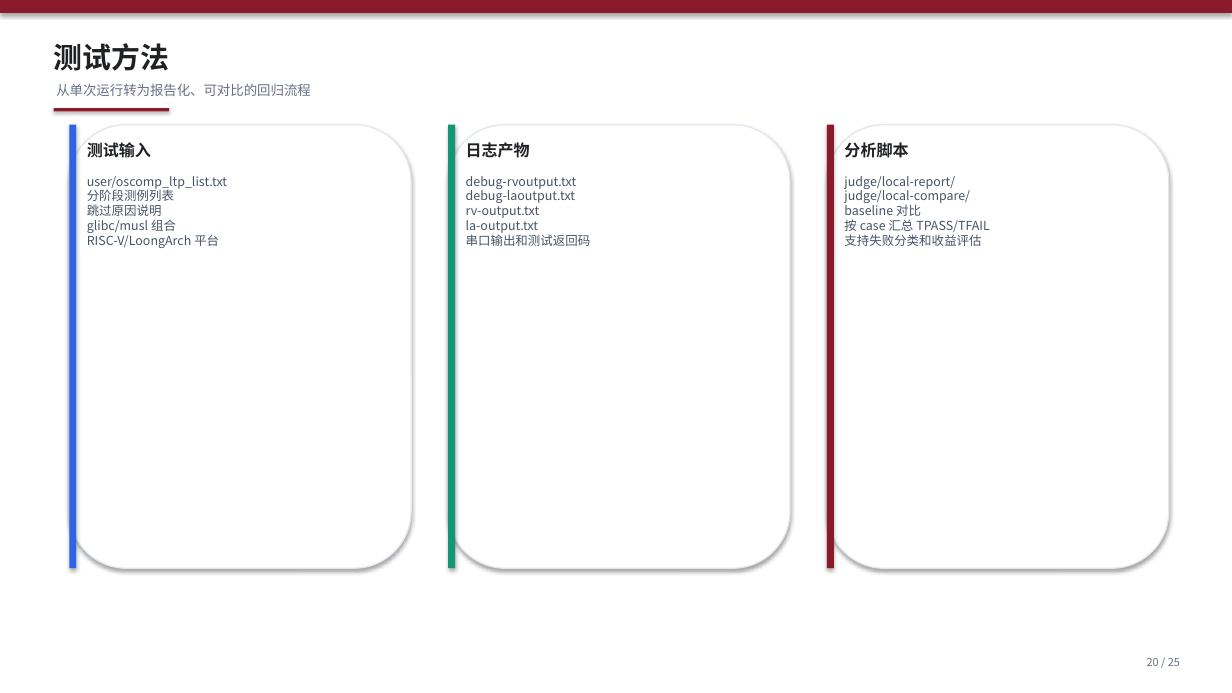
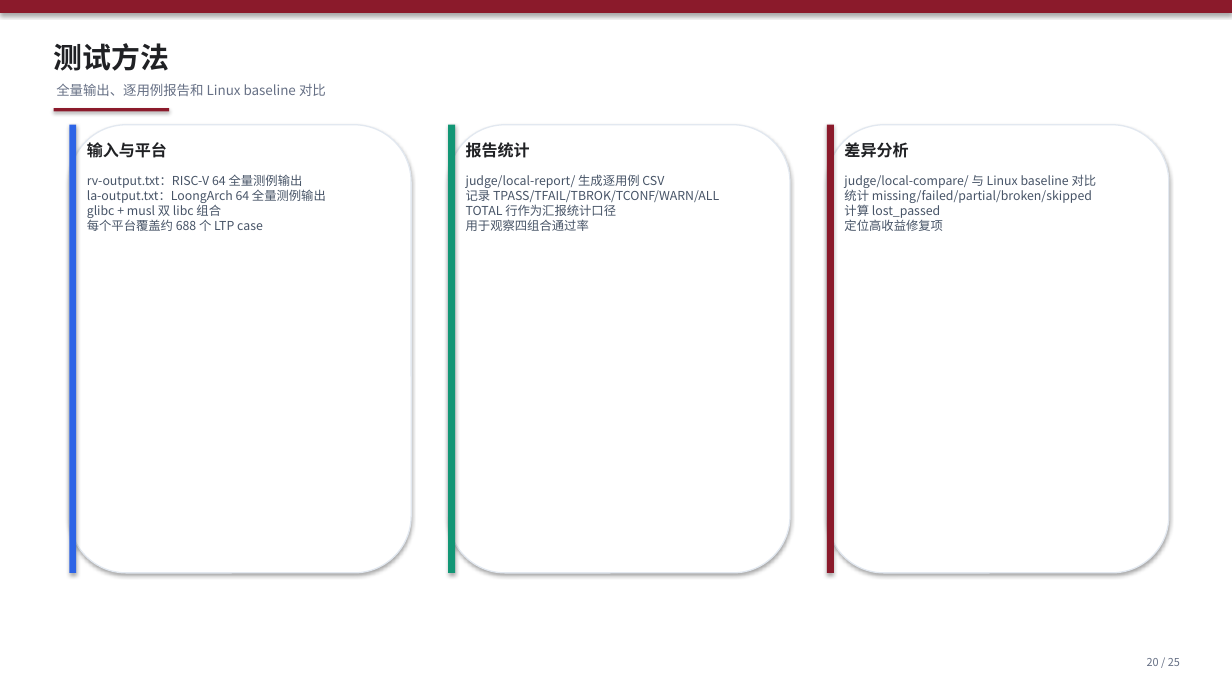
Before and after one commit to Solarpasserby/RespOS, a slide deck: slide 20 of docs/初赛文档/RespOS初赛进展汇报.pptx. Drawn at 1232x693 pixels with LibreOffice and Linux fonts; fonts in the diff are those of the drawing. Boxes give left, top, right and bottom in pixels: in the first picture for what was removed or moved away, otherwise in the second. Text is boxed around its words. In the diff, an @@ line names an element or a change of style, - is before the commit and + after.

Commit message:
fix: 优化了初赛文档pdf和进展汇报pptx

```diff
--- a/docs/初赛文档/RespOS初赛进展汇报.pptx
+++ b/docs/初赛文档/RespOS初赛进展汇报.pptx
@@ text at [56,83,326,96]: text changed @@
-从单次运行转为报告化、可对比的回归流程
+全量输出、逐用例报告和 Linux baseline 对比
@@ rounded rectangle: place and size @@
-rounded rectangle at [69,125,411,568]
+rounded rectangle at [69,125,411,573]
@@ rectangle: place and size @@
-rectangle at [69,125,76,568]
+rectangle at [69,125,76,573]
@@ text at [87,142,167,158]: text changed @@
-测试输入
+输入与平台
@@ rounded rectangle: place and size @@
-rounded rectangle at [448,125,790,568]
+rounded rectangle at [448,125,790,573]
@@ rectangle: place and size @@
-rectangle at [448,125,455,568]
+rectangle at [448,125,455,573]
@@ text at [466,142,530,158]: text changed @@
-日志产物
+报告统计
@@ rounded rectangle: place and size @@
-rounded rectangle at [827,125,1169,568]
+rounded rectangle at [827,125,1169,573]
@@ rectangle: place and size @@
-rectangle at [827,125,834,568]
+rectangle at [827,125,834,573]
@@ text at [844,142,908,158]: text changed @@
-分析脚本
+差异分析
@@ text at [87,174,326,231]: text changed; size 9.7 to 9.6 pt @@
-user/oscomp_ltp_list.txt
-分阶段测例列表
-跳过原因说明
-glibc/musl 组合
-RISC-V/LoongArch 平台
+rv-output.txt：RISC-V 64 全量测例输出
+la-output.txt：LoongArch 64 全量测例输出
+glibc + musl 双 libc 组合
+每个平台覆盖约 688 个 LTP case
@@ text at [466,174,719,231]: text changed; size 9.7 to 9.6 pt @@
-debug-rvoutput.txt
-debug-laoutput.txt
-rv-output.txt
-la-output.txt
-串口输出和测试返回码
+judge/local-report/ 生成逐用例 CSV
+记录 TPASS/TFAIL/TBROK/TCONF/WARN/ALL
+TOTAL 行作为汇报统计口径
+用于观察四组合通过率
@@ text at [844,174,1097,231]: text changed; size 9.7 to 9.6 pt @@
-judge/local-report/
-judge/local-compare/
-baseline 对比
-按 case 汇总 TPASS/TFAIL
-支持失败分类和收益评估
+judge/local-compare/ 与 Linux baseline 对比
+统计 missing/failed/partial/broken/skipped
+计算 lost_passed
+定位高收益修复项
```
Also in this commit, not shown: 5 other slides changed, 7 slides added, 7 slides removed, 2 other files.
